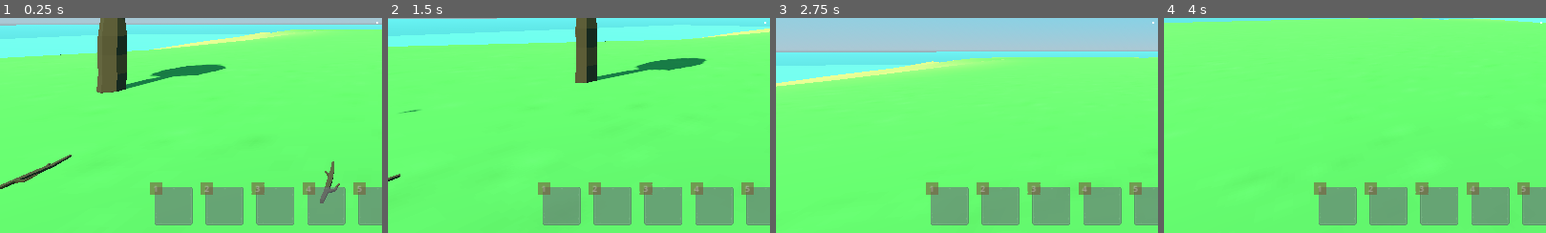
Above: before the commit, frames 1-4 (left to right).
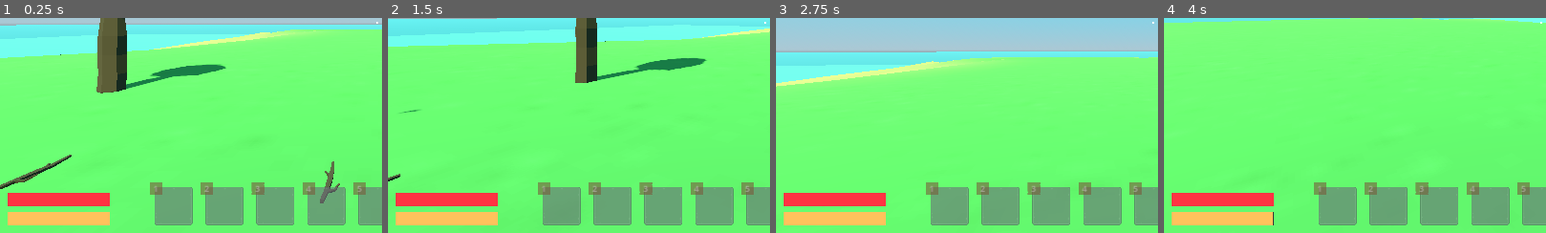
Above: after the commit, the same moments.

Repository: BrainTireFire/SurvivalGame
Game: Godot game, scene res://game/main_game.tscn
Same seed, same stepped clock (60 frames per second), same inputs: the game is played once before the commit and once after it.
Inputs (mouse positions are % of the whole screen's width and height, from its top left):
- Up to frame 1 (0.25 s): no input
- Up to frame 2 (1.5 s): tap Enter at 0.5 s; move the mouse to (55, 50) at 0.52 s; hold W (move_forward) from 0.53 s (still down); tap E (interact) at 0.6 s; click (55, 50) at 0.67 s; tap Space (jump) at 0.77 s; move the mouse to (45, 50) at 1.27 s; tap 1 (item_hotkey) at 1.35 s
- Up to frame 3 (2.75 s): keep holding W (move_forward); tap Space (jump) at 1.52 s; move the mouse to (52, 48) at 2.02 s; hold Shift (sprint) from 2.03 s (still down)
- Up to frame 4 (4 s): keep holding W (move_forward); move the mouse to (49, 52) at 2.77 s; release Shift (sprint) at 2.78 s; click (49, 52) at 2.85 s; tap Space (jump) at 3.02, 3.5, 3.77 s; move the mouse to (57, 51) at 3.52 s; tap E (interact) at 3.6 s
The pictures show only the part of the screen within x 1-51%, y 49-99%; the shares and areas given below are measured in that part.

The runs differ from the first frame. In frame 1, 3.3% of the frame differs, in the area x 2-29%, y 81-97%; in frame 2, 3.3%; in frame 3, 3.3%; in frame 4, 3.3%.
Error in both runs: Out of bounds get index '0' (on base: 'Array') (res://game/managers/equipped_item_manager.gd:19)

Commit message:
Health and energy system and ui

Diff:
--- a/actors/player/player.gd
+++ b/actors/player/player.gd
@@ -6,6 +6,7 @@
 @export var jump_velocity_sprint := 5.0
 @export var gravity := 0.2
 @export var mouse_sensitivity := 0.005
+@export var walking_energy_change_per_1m := -0.05
 
 @onready var head: Node3D = $Head
 @onready var interaction_ray_cast: RayCast3D = $Head/InteractionRayCast
@@ -27,8 +28,9 @@
 func _process(_delta: float) -> void:
 	interaction_ray_cast.check_interaction()
 
-func _physics_process(_delta: float) -> void:
+func _physics_process(delta: float) -> void:
 	move()
+	check_walking_energy_change(delta)
 
 	if Input.is_action_just_pressed("use_item"):
 		equippable_item_holder.try_to_use_item()
@@ -57,6 +59,14 @@
 
 	move_and_slide()
 
+func check_walking_energy_change(delta: float) -> void:
+	if velocity.x or velocity.z:
+		EventSystem.PLA_change_energy.emit(
+			delta *
+			walking_energy_change_per_1m *
+			Vector2(velocity.z, velocity.x).length()
+		)
+
 func _input(event: InputEvent) -> void:
 	if event is InputEventMouseMotion:
 		look_around(event.relative)
--- a/actors/player/player.tscn
+++ b/actors/player/player.tscn
@@ -6,6 +6,7 @@
 [ext_resource type="Script" path="res://game/managers/inventory_manager.gd" id="3_7qtdm"]
 [ext_resource type="Script" path="res://actors/player/equippable_item_holder.gd" id="3_qd0m5"]
 [ext_resource type="Script" path="res://game/managers/equipped_item_manager.gd" id="4_xnfav"]
+[ext_resource type="Script" path="res://game/managers/player_stats_manager.gd" id="7_gf2o3"]
 
 [sub_resource type="CapsuleShape3D" id="CapsuleShape3D_xwru6"]
 radius = 0.25
@@ -62,3 +63,6 @@
 
 [node name="EquippedItemManager" type="Node" parent="Managers"]
 script = ExtResource("4_xnfav")
+
+[node name="PlayerStatsManager" type="Node" parent="Managers"]
+script = ExtResource("7_gf2o3")
--- a/game/event_system.gd
+++ b/game/event_system.gd
@@ -13,6 +13,10 @@
 
 signal PLA_freeze_player
 signal PLA_unfreeze_player
+signal PLA_change_energy
+signal PLA_energy_updated
+signal PLA_change_health
+signal PLA_health_updated
 
 signal EQU_hotkey_pressed
 signal EQU_equip_item
--- /dev/null
+++ b/game/managers/player_stats_manager.gd
@@ -0,0 +1,26 @@
+extends Node
+
+
+const MAX_ENERGY = 100.0
+const MAX_HEALTH = 100.0
+
+var current_energy = MAX_ENERGY
+var current_health = MAX_HEALTH
+
+func _enter_tree() -> void:
+	EventSystem.PLA_change_energy.connect(change_energy)
+	EventSystem.PLA_change_health.connect(change_health)
+
+func change_energy(energy_change: float) -> void:
+	current_energy += energy_change
+
+	if current_energy < 0:
+		change_health(current_energy)
+
+	current_energy = clampf(current_energy, 0, MAX_ENERGY)
+
+	EventSystem.PLA_energy_updated.emit(MAX_ENERGY, current_energy)
+
+func change_health(health_change: float) -> void:
+	current_health = clampf(current_health + health_change, 0, MAX_HEALTH)
+	EventSystem.PLA_health_updated.emit(MAX_HEALTH, current_health)
--- a/items/equippables/equippable_axe.tscn
+++ b/items/equippables/equippable_axe.tscn
@@ -64,9 +64,12 @@
 tracks/2/interp = 1
 tracks/2/loop_wrap = true
 tracks/2/keys = {
-"times": PackedFloat32Array(0.2),
-"transitions": PackedFloat32Array(1),
+"times": PackedFloat32Array(0, 0.2),
+"transitions": PackedFloat32Array(1, 1),
 "values": [{
+"args": [],
+"method": &"change_energy"
+}, {
 "args": [],
 "method": &"check_hit"
 }]
--- a/items/equippables/equippable_weapon.gd
+++ b/items/equippables/equippable_weapon.gd
@@ -8,6 +8,9 @@
 func _ready() -> void:
 	hit_check_marker.position.z = -weapon_item_resource.range
 	super()
+
+func change_energy() -> void:
+	EventSystem.PLA_change_energy.emit(weapon_item_resource.energy_change_per_use)
 
 func check_hit() -> void:
 	var space_state := get_world_3d().direct_space_state
--- a/resources/item_resources/weapon_item_resource.gd
+++ b/resources/item_resources/weapon_item_resource.gd
@@ -3,3 +3,4 @@
 
 @export var damage := 20.0
 @export var range := 1.5
+@export var energy_change_per_use := -0.5
--- a/ui/hud/hud.tscn
+++ b/ui/hud/hud.tscn
@@ -1,8 +1,10 @@
-[gd_scene load_steps=4 format=3 uid="uid://djaeo82fepvey"]
+[gd_scene load_steps=6 format=3 uid="uid://djaeo82fepvey"]
 
 [ext_resource type="Texture2D" uid="uid://dgc7yxrdqcdxq" path="res://assets/textures/circle32.png" id="1_orp57"]
 [ext_resource type="PackedScene" uid="uid://d2m11lger1g6w" path="res://ui/custom_nodes/hotbar_slot.tscn" id="2_i35hp"]
 [ext_resource type="Script" path="res://ui/hud/hotbar_ui.gd" id="2_rd0y3"]
+[ext_resource type="Texture2D" uid="uid://b3efsotjrwwhd" path="res://assets/textures/square32.png" id="4_b115g"]
+[ext_resource type="Script" path="res://ui/hud/player_stats_container.gd" id="4_ehdqr"]
 
 [node name="HUD" type="Control"]
 layout_mode = 3
@@ -74,3 +76,32 @@
 
 [node name="HotbarSlot9" parent="MarginContainer/HotbarSlotContainer" instance=ExtResource("2_i35hp")]
 layout_mode = 2
+
+[node name="PlayerStatsContainer" type="VBoxContainer" parent="MarginContainer"]
+layout_mode = 2
+size_flags_horizontal = 0
+size_flags_vertical = 8
+theme_override_constants/separation = 16
+script = ExtResource("4_ehdqr")
+
+[node name="HealthBar" type="TextureProgressBar" parent="MarginContainer/PlayerStatsContainer"]
+custom_minimum_size = Vector2(256, 32)
+layout_mode = 2
+step = 0.1
+value = 100.0
+nine_patch_stretch = true
+texture_under = ExtResource("4_b115g")
+texture_progress = ExtResource("4_b115g")
+tint_under = Color(0.203922, 0.203922, 0.203922, 1)
+tint_progress = Color(1, 0.2, 0.258824, 1)
+
+[node name="EnergyBar" type="TextureProgressBar" parent="MarginContainer/PlayerStatsContainer"]
+custom_minimum_size = Vector2(256, 32)
+layout_mode = 2
+step = 0.1
+value = 100.0
+nine_patch_stretch = true
+texture_under = ExtResource("4_b115g")
+texture_progress = ExtResource("4_b115g")
+tint_under = Color(0.203922, 0.203922, 0.203922, 1)
+tint_progress = Color(1, 0.760784, 0.360784, 1)
--- /dev/null
+++ b/ui/hud/player_stats_container.gd
@@ -0,0 +1,16 @@
+extends VBoxContainer
+
+@onready var health_bar: TextureProgressBar = $HealthBar
+@onready var energy_bar: TextureProgressBar = $EnergyBar
+
+func _enter_tree() -> void:
+	EventSystem.PLA_energy_updated.connect(energy_updated)
+	EventSystem.PLA_health_updated.connect(health_updated)
+
+func energy_updated(max_energy: float, current_energy: float) -> void:
+	energy_bar.max_value = max_energy
+	energy_bar.value = current_energy
+
+func health_updated(max_health: float, current_health: float) -> void:
+	health_bar.max_value = max_health
+	health_bar.value = current_health
Not shown: 1 places in actors/player/player.tscn that only renumber resources
